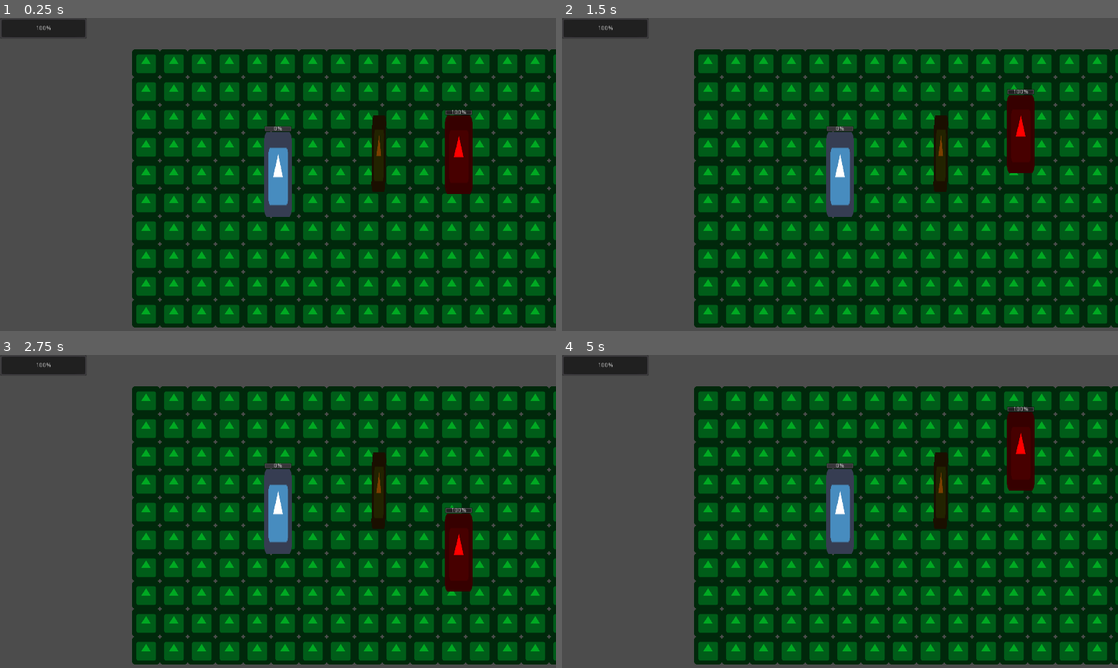
Above: before the commit, frames 1-4 (two rows, left to right).
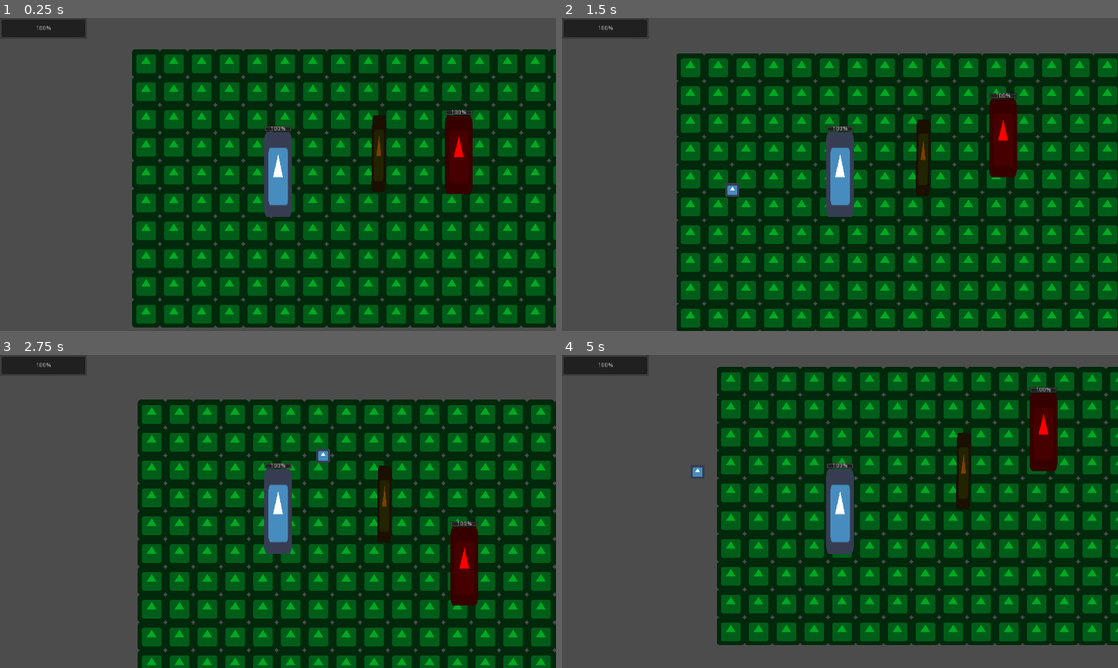
Above: after the commit, the same moments.

Repository: ohmree/le-gam
Game: Godot game, scene res://scenes/Main.tscn
Same seed, same stepped clock (60 frames per second), same inputs: the game is played once before the commit and once after it. The engine's default icon, where the game draws it, is replaced by a stand-in: a white triangle on a blue panel in a dark square.
Inputs (mouse positions are in pixels of both pictures, inside the frame that each line leads up to):
- Up to frame 1 (0.25 s): no input
- Up to frame 2 (1.5 s): move the mouse to (1017, 136) at 0.52 s; press the mouse at (1017, 136) at 0.53 s; right-click (1017, 136) at 0.8 s; move the mouse to (728, 190) at 1.27 s; release the mouse at (728, 190) at 1.28 s; right-click (728, 190) at 1.35 s
- Up to frame 3 (2.75 s): click (166, 527) at 1.55 s; move the mouse to (333, 442) at 2.02 s; press the mouse at (333, 442) at 2.03 s; right-click (333, 442) at 2.3 s
- Up to frame 4 (5 s): move the mouse to (812, 574) at 2.77 s; release the mouse at (812, 574) at 2.78 s; right-click (812, 574) at 2.85 s; click (812, 574) at 3.05 s; move the mouse to (1006, 558) at 3.52 s; press the mouse at (1006, 558) at 3.53 s; right-click (1006, 558) at 3.8 s; move the mouse to (673, 464) at 4.27 s; release the mouse at (673, 464) at 4.28 s; right-click (673, 464) at 4.35 s; click (673, 464) at 4.55 s

The runs differ from the first frame. In frame 1, less than 0.1% of the frame differs, in the area x 47-53%, y 34-36%; in frame 2, 44%; in frame 3, 44%; in frame 4, 51%, in the area x 23-100%, y 3-99%.
Error before the commit: Parse Error: Can't preload resource at path: res://Projectile.tscn

Commit message:
Removed debugging cruft

Diff:
--- a/scenes/Hero.tscn
+++ b/scenes/Hero.tscn
@@ -1,81 +1,7 @@
 [gd_scene load_steps=4 format=2]
 
 [ext_resource path="res://icon.png" type="Texture" id=1]
-
-[sub_resource type="GDScript" id=1]
-script/source = "extends KinematicBody2D
-
-signal moved(target_pos)
-
-const SPEED = 100
-onready var health_bar = $HealthBar
-onready var position_label = $PositionLabel
-onready var obstacle_ray = $RayCast2D
-onready var attack_cooldown = $AttackCooldown
-var max_health: int = 100
-var health: int = 100
-var attack_damage: int = 15
-var attack_range: float = 300.0
-var attack_target
-var can_attack: bool = true
-var move_target: Vector2
-var Projectile = preload(\"res://Projectile.tscn\")
-var velocity: Vector2 = Vector2.ZERO
-
-func _ready() -> void:
-	move_target = position
-	health_bar.max_value = max_health
-	health_bar.value = health
-
-func _process(delta: float) -> void:
-	position_label.text = str(position)
-
-
-func _physics_process(delta: float) -> void:
-	if Input.is_action_pressed(\"move\"):
-		var m_pos = get_global_mouse_position()
-		move_target = m_pos
-		velocity = position.direction_to(move_target) * SPEED
-		attack_target = null
-		emit_signal(\"moved\", move_target)
-
-	if position.distance_to(move_target) > 5:
-		velocity = move_and_slide(velocity)
-
-	if attack_target != null \\
-	and position.distance_to(attack_target.position) \\
-		<= attack_range:
-		if can_attack:
-			obstacle_ray.cast_to = attack_target.position
-#			obstacle_ray.cast_to = get_global_mouse_position()
-#			obstacle_ray.enabled = true
-			if not obstacle_ray.is_colliding():
-#				print('here')
-				# TODO: fix raycast, it no work
-				# If no obstacles in the way,
-				# fire projectile.
-				var p = Projectile.instance()
-				add_child(p)
-				p.start(transform, attack_target, attack_damage)
-				# Start attack cooldown
-				can_attack = false
-				attack_cooldown.start()
-#			obstacle_ray.enabled = false
-	else:
-		attack_target = null
-
-func _on_Enemy_attack_clicked_on(enemy) -> void:
-	attack_target = enemy
-
-
-func _on_Enemy_died() -> void:
-	attack_target = null
-
-
-func _on_AttackCooldown_timeout() -> void:
-	can_attack = true
-	attack_cooldown.stop()
-"
+[ext_resource path="res://scripts/Hero.gd" type="Script" id=2]
 
 [sub_resource type="RectangleShape2D" id=2]
 extents = Vector2( 32.737, 98.3234 )
@@ -83,7 +9,7 @@
 [node name="Hero" type="KinematicBody2D"]
 collision_layer = 2
 collision_mask = 20
-script = SubResource( 1 )
+script = ExtResource( 2 )
 
 [node name="Sprite" type="Sprite" parent="."]
 scale = Vector2( 1, 3.0625 )
--- a/scripts/Hero.gd
+++ b/scripts/Hero.gd
@@ -23,7 +23,7 @@
 	health_bar.value = health
 
 func _process(delta: float) -> void:
-	position_label.text = str(position)
+	pass
 
 
 func _physics_process(delta: float) -> void:
